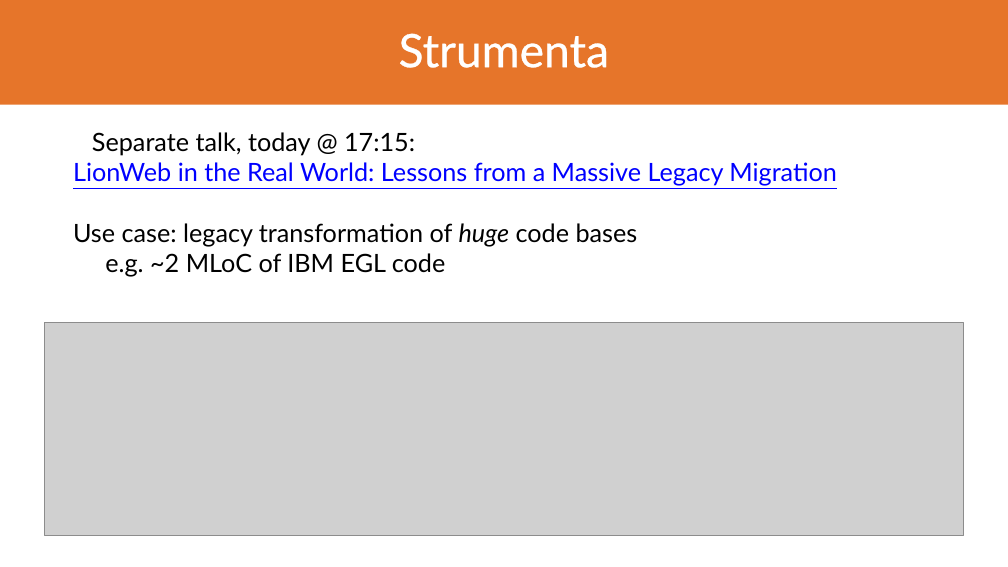
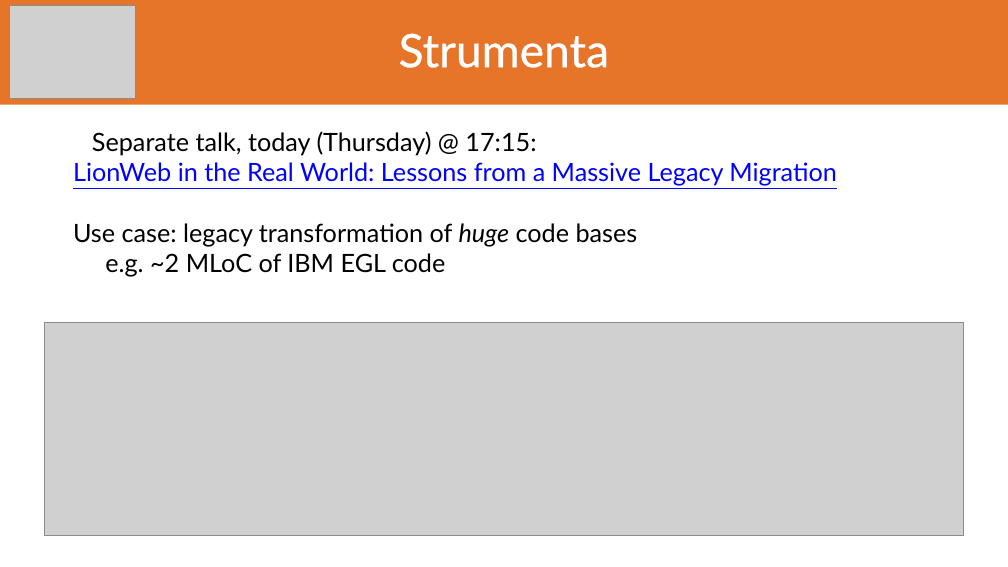
Before and after one commit to LionWeb-io/specification, a slide deck: slide 13 of conference-talks/LangDev/2026/LangDev 2026 Talk.pptx. Drawn at 1008x567 pixels with LibreOffice and Linux fonts; fonts in the diff are those of the drawing; grey boxes stand for pictures; background and template pictures are left out. Boxes give left, top, right and bottom in pixels: in the first picture for what was removed or moved away, otherwise in the second. Text is boxed around its words. In the diff, an @@ line names an element or a change of style, - is before the commit and + after.

```diff
--- a/conference-talks/LangDev/2026/LangDev 2026 Talk.pptx
+++ b/conference-talks/LangDev/2026/LangDev 2026 Talk.pptx
@@ picture added at (9,5,135,98) @@
@@ text at (73,131,837,277): text changed @@
-  Separate talk, today @ 17:15:
-  LionWeb in the Real World: Lessons from a Massive Legacy Migration
-  Use case: legacy transformation of huge code bases
-  e.g. ~2 MLoC of IBM EGL code
+  Separate talk, today (Thursday) @ 17:15:
+  LionWeb in the Real World: Lessons from a Massive Legacy Migration
+  Use case: legacy transformation of huge code bases
+  e.g. ~2 MLoC of IBM EGL code
```
Also in this commit, not shown: 4 other slides changed, 1 slide added, 1 other file.
